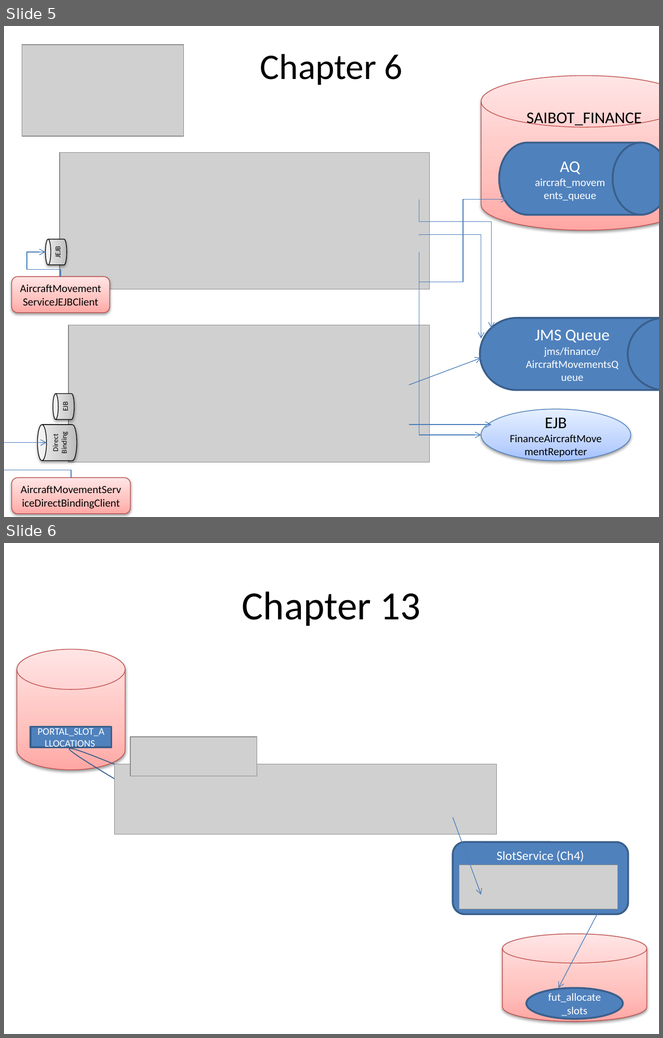
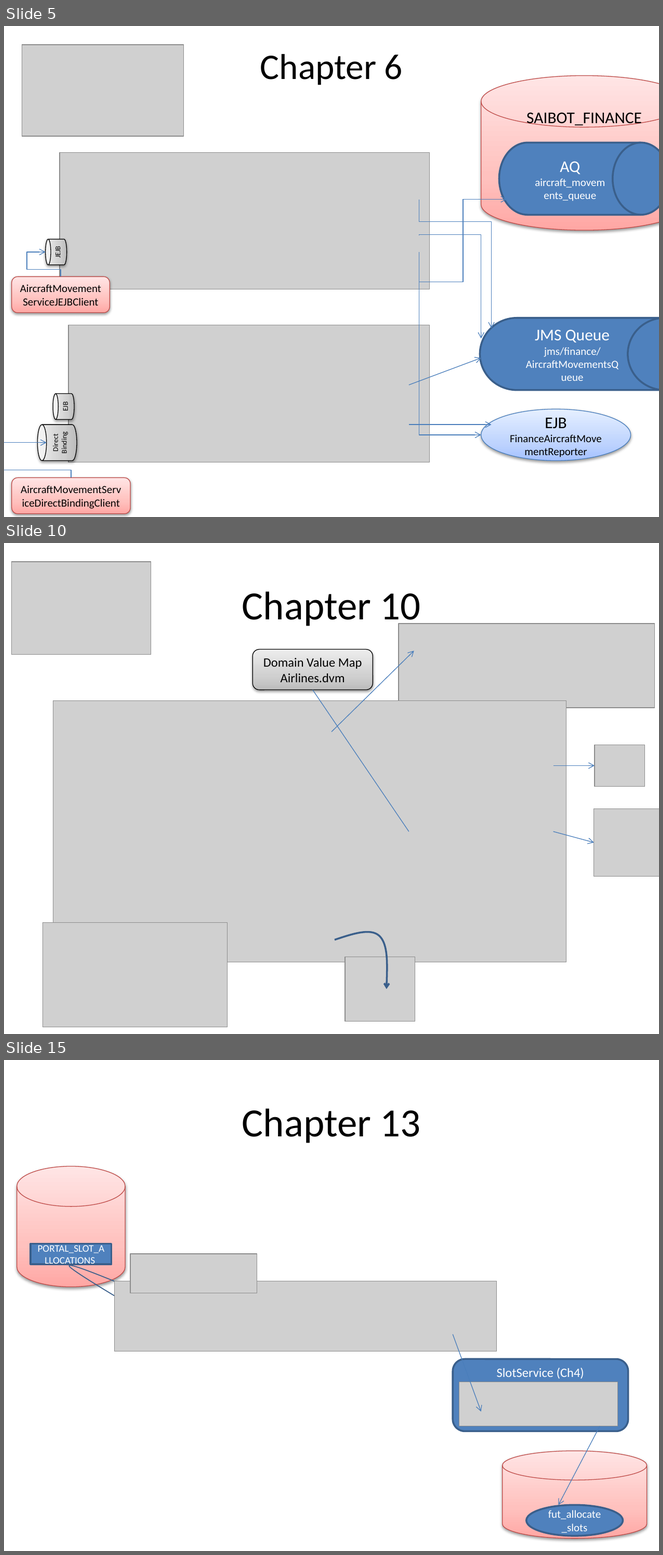
Before and after one commit to lucasjellema/soasuitehandbook, a slide deck: ChapterOverviews_picturesOfService.pptx. Shown one above the other, each under a label of ours: slides 5 and 6 before the commit, slides 5, 10 and 15 after it; the slides between them are not shown. The pictures are 663x1038 and 663x1555 pixels, drawn with LibreOffice and Linux fonts; fonts in the diff are those of the drawing; grey boxes stand for pictures. Boxes give left, top, right and bottom in pixels: in the first picture for what was removed or moved away, otherwise in the second. Text is boxed around its words. In the diff, an @@ line names an element or a change of style, - is before the commit and + after.

Commit message:
Added screenshots for chapters 8-13

```diff
--- a/ChapterOverviews_picturesOfService.pptx
+++ b/ChapterOverviews_picturesOfService.pptx
@@ slide 10 added at [4,543,659,1034], background #FFFFFF @@
@@ picture added at [12,562,152,655] @@
@@ title added at [242,591,421,629], 44 pt, text #000000 @@
+Chapter 10
@@ picture added at [399,624,655,708] @@
@@ rounded rectangle added at [253,649,373,690], fill gradient #BDBDBD to #D1D1D1 to #EEEEEE, outline #000000 0.75 pt, 14 pt, text #000000 @@
+Domain Value Map Airlines.dvm
@@ arrow added from (332, 732) to (414, 651), #4B7EBC 0.75 pt @@
@@ line added from (312, 690) to (409, 832), #4B7EBC 0.75 pt @@
@@ picture added at [53,701,566,962] @@
@@ picture added at [595,745,646,787] @@
@@ arrow added from (554, 766) to (595, 766), #4B7EBC 0.75 pt @@
@@ picture added at [594,809,659,876] @@
@@ arrow added from (554, 832) to (594, 843), #4B7EBC 0.75 pt @@
@@ picture added at [42,923,228,1028] @@
@@ freeform shape added at [335,932,387,989], outline #3A5F8C 2 pt @@
@@ picture added at [345,957,415,1021] @@
@@ what was slide 6 is now slide 15 @@
```
Also in this commit, not shown: 10 other slides added.
